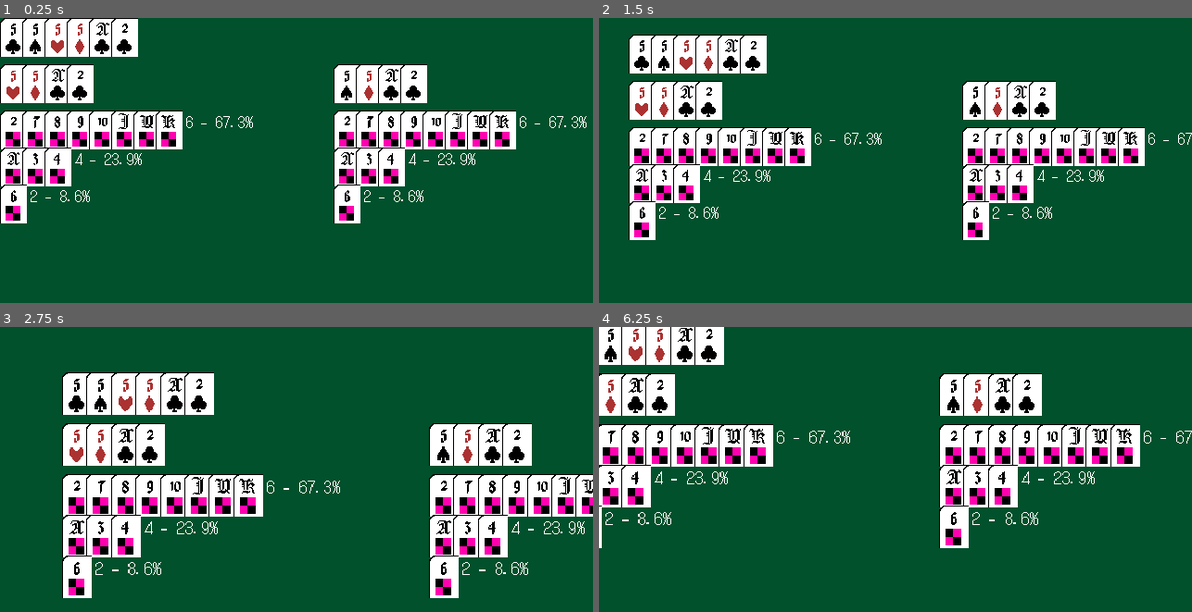
Above: before the commit, frames 1-4 (two rows, left to right).
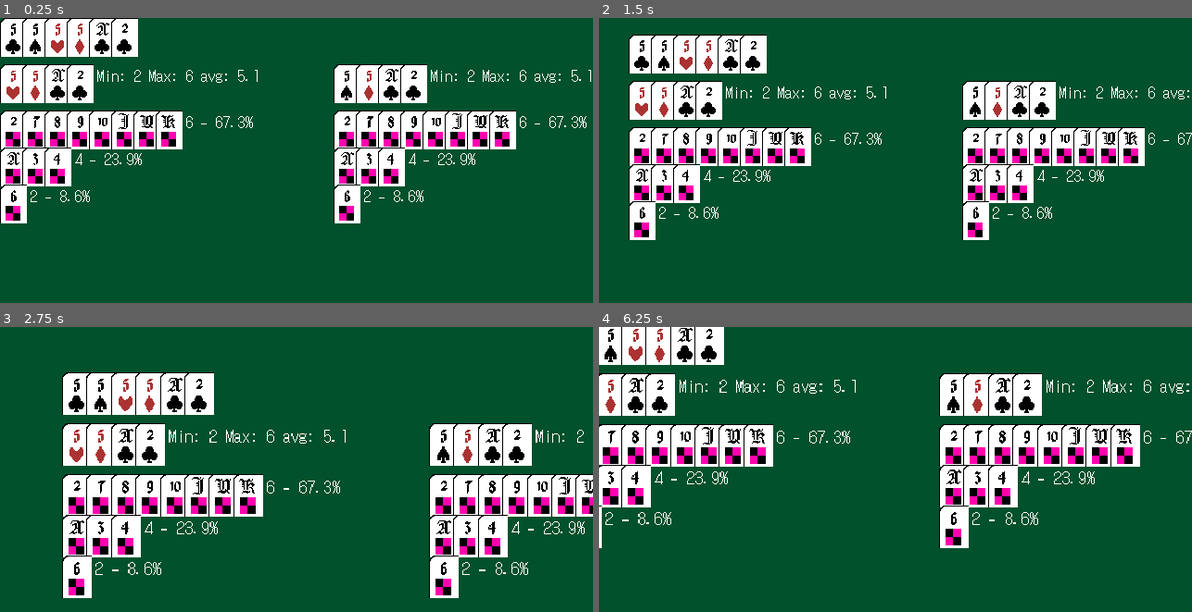
Above: after the commit, the same moments.

Repository: CJ5518/cribbage-scorer
Game: Godot game, scene res://scenes/hand_discard_chooser.tscn
The game is run twice, just before and just after one commit, with the same random seed, the same clock (stepped at 60 frames per second) and the same inputs.
Inputs (mouse positions are in pixels of both pictures, inside the frame that each line leads up to):
- Up to frame 1 (0.25 s): no input
- Up to frame 2 (1.5 s): tap Enter at 0.5 s; move the mouse to (1025, 169) at 0.52 s; press the mouse at (1025, 169) at 0.53 s; hold D (card_viewer_suit_up) 0.53-1.25 s; release the mouse at (1025, 169) at 1.25 s; tap Space at 1.25 s; drag from (776, 200) to (865, 251) at 1.27 s
- Up to frame 3 (2.75 s): tap Enter at 2 s; move the mouse to (355, 421) at 2.02 s; hold D (card_viewer_suit_up) from 2.03 s (still down); tap Mouse wheel up (scroll_up) at 2.1 s
- Up to frame 4 (6.25 s): release D (card_viewer_suit_up) at 2.75 s; tap Space at 2.75, 4.25 s; drag from (865, 560) to (717, 443) at 2.77 s; tap Enter at 3.5 s; move the mouse to (1073, 543) at 3.52 s; hold A (card_viewer_suit_down) 3.53-4.25 s; tap Alt at 3.6 s; drag from (717, 443) to (806, 409) at 4.27 s; move the mouse to (925, 492) at 5.02 s; press the mouse at (925, 492) at 5.03 s; hold A (card_viewer_suit_down) 5.03-5.75 s; release the mouse at (925, 492) at 5.75 s; drag from (806, 409) to (776, 509) at 5.77 s

The runs differ from the first frame. In frame 1, 0.4% of the frame differs, in the area x 16-100%, y 18-23%; in frame 2, 0.3%; in frame 3, 0.3%; in frame 4, 0.4%, in the area x 13-100%, y 18-40%.

Commit message:
Add more statistics

Diff:
--- a/scripts/cribbage_thinker.gd
+++ b/scripts/cribbage_thinker.gd
@@ -17,7 +17,17 @@
 		var tmp2 = tmp.duplicate_deep()
 		for i in range(startAt, hand.size() - 1):
 			tmp2.pop_at(i)
-			ret.append({"handChoice": tmp2.duplicate_deep(), "thoughts": _getDiscardChoiceThoughts(hand, tmp2)})
+			var cutValBuckets = _getDiscardChoiceThoughts(hand, tmp2)
+			#calculate some more stats
+			var minScore: int = 29
+			var maxScore: int = 0
+			var average: float = 0
+			for j in range(cutValBuckets.size()):
+				var cutValBucket = cutValBuckets[j]
+				minScore = min(cutValBucket.handScore, minScore)
+				maxScore = max(cutValBucket.handScore, maxScore)
+				average += cutValBucket.probability * cutValBucket.handScore
+			ret.append({"handChoice": tmp2.duplicate_deep(), "thoughts": cutValBuckets, "min": minScore, "max": maxScore, "average": average})
 			tmp2 = tmp.duplicate_deep()
 		tmp = hand.duplicate_deep()
 		startAt += 1
--- a/scripts/hand_discard_chooser.gd
+++ b/scripts/hand_discard_chooser.gd
@@ -42,8 +42,12 @@
 		for i in range(hand.size()):
 			sprite = newCardSprite(hand[i][0], hand[i][1])
 			sprite.position = Vector2((i * 24) + (q * 24 * 15), 50)
+		#The big stats
+		label = newLabel("Min: " + str(results.min) + " Max: " + str(results.max) + " avg: " + str(results.average).pad_decimals(1))
+		label.position = sprite.position + Vector2(32,0)
 		#every choice of cut card
 		var cutStats = results.thoughts
+
 		for j in range(cutStats.size()):
 			var thoughts = cutStats[j]
 			for k in range(thoughts.cutVals.size()):
